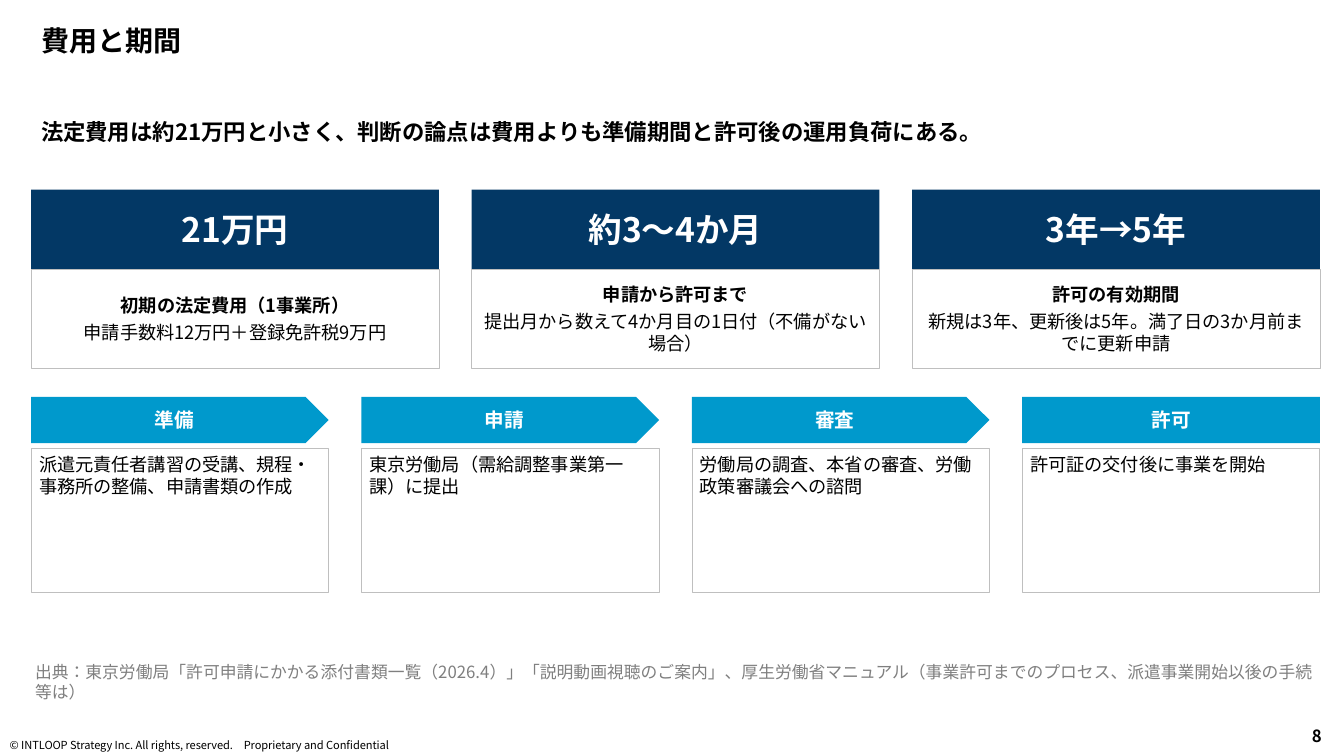
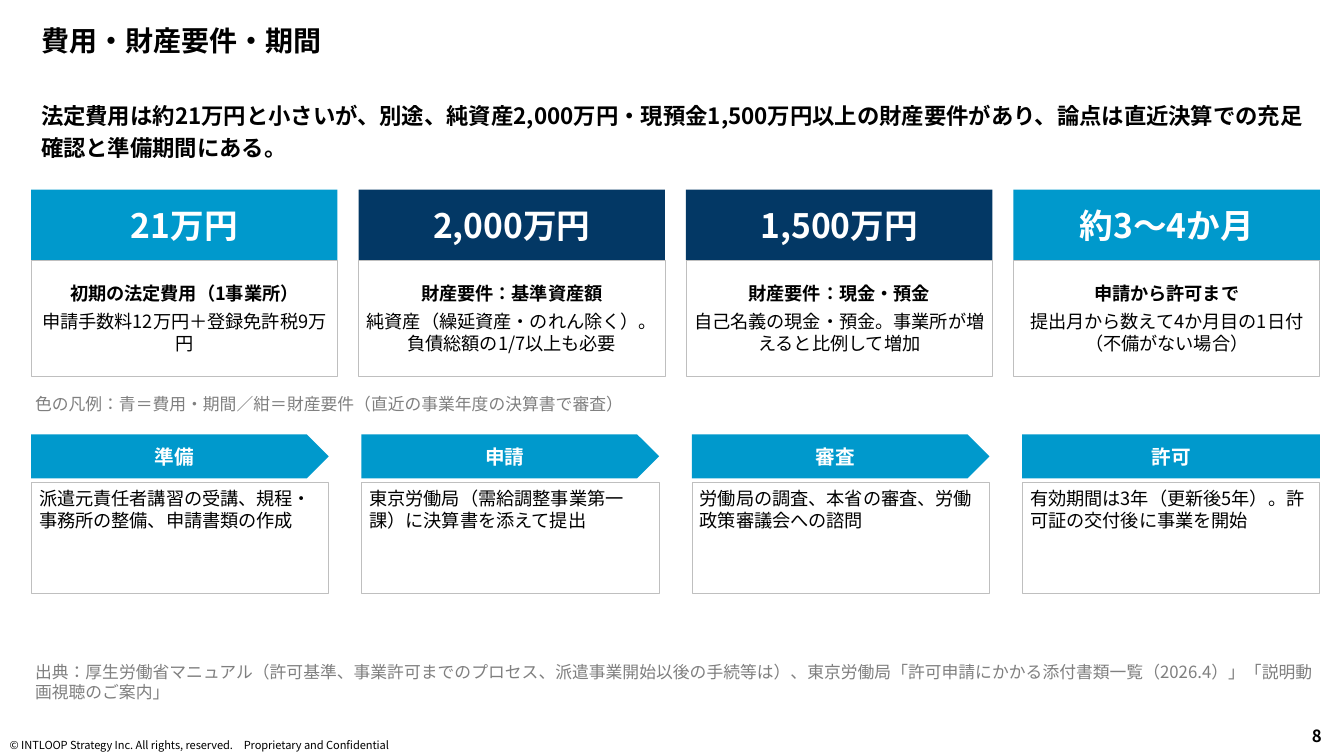
Before and after one commit to mkomko2011/For-AI, a slide deck: slide 8 of INTS_派遣業許可検討/INTS_派遣業許可検討_報告資料.pptx. Drawn at 1344x756 pixels with LibreOffice and Linux fonts; fonts in the diff are those of the drawing; background and template pictures are left out. Boxes give left, top, right and bottom in pixels: in the first picture for what was removed or moved away, otherwise in the second. Text is boxed around its words. In the diff, an @@ line names an element or a change of style, - is before the commit and + after.

```diff
--- a/INTS_派遣業許可検討/INTS_派遣業許可検討_報告資料.pptx
+++ b/INTS_派遣業許可検討/INTS_派遣業許可検討_報告資料.pptx
@@ title at box(41, 27, 321, 54): text changed @@
-費用と期間
+費用・財産要件・期間
@@ text at box(41, 105, 1303, 158): text changed @@
-法定費用は約21万円と小さく、判断の論点は費用よりも準備期間と許可後の運用負荷にある。
+法定費用は約21万円と小さいが、別途、純資産2,000万円・現預金1,500万円以上の財産要件があり、論点は直近決算での充足確認と準備期間にある。
@@ rectangle "21万円": place and size @@
-rectangle "21万円" at box(31, 190, 440, 269)
+rectangle "21万円" at box(31, 190, 338, 260)
@@ rectangle "21万円" at box(31, 190, 338, 260): fill #033865 to #0099CC @@
@@ rectangle added at box(359, 190, 665, 260), fill #033865, 24 pt, text #FFFFFF, bold @@
+2,000万円
@@ rectangle added at box(687, 190, 993, 260), fill #033865, 24 pt, text #FFFFFF, bold @@
+1,500万円
@@ rectangle removed at box(912, 190, 1321, 269) @@
-3年→5年
@@ rectangle "約3～4か月" at box(1013, 190, 1320, 260): fill #033865 to #0099CC @@
@@ rectangle "約3～4か月": place and size @@
-rectangle "約3～4か月" at box(472, 190, 880, 269)
+rectangle "約3～4か月" at box(1013, 190, 1320, 260)
@@ rectangle "初期の法定費用（1事業所）": place and size @@
-rectangle "初期の法定費用（1事業所）" at box(31, 269, 440, 368)
+rectangle "初期の法定費用（1事業所）" at box(31, 260, 338, 376)
@@ rectangle added at box(359, 260, 665, 376), outline #BFBFBF 0.5 pt, 13 pt, text #000000 @@
+財産要件：基準資産額
+純資産（繰延資産・のれん除く）。負債総額の1/7以上も必要
@@ rectangle added at box(687, 260, 993, 376), outline #BFBFBF 0.5 pt, 13 pt, text #000000 @@
+財産要件：現金・預金
+自己名義の現金・預金。事業所が増えると比例して増加
@@ rectangle removed at box(912, 269, 1321, 368) @@
-許可の有効期間
-新規は3年、更新後は5年。満了日の3か月前までに更新申請
@@ rectangle "申請から許可まで": place and size @@
-rectangle "申請から許可まで" at box(472, 269, 880, 368)
+rectangle "申請から許可まで" at box(1013, 260, 1320, 376)
@@ text added at box(35, 396, 623, 412), 12 pt, text #7F7F7F @@
+色の凡例：青＝費用・期間／紺＝財産要件（直近の事業年度の決算書で審査）
@@ 3 pentagon arrows, 1 rectangle: place and size @@
-3 pentagon arrows, 1 rectangle at box(31, 397, 1320, 444)
+3 pentagon arrows, 1 rectangle at box(31, 435, 1320, 479)
@@ rectangle "派遣元責任者講習の受講、規程・事務所の整備、申請書類の作成": place and size @@
-rectangle "派遣元責任者講習の受講、規程・事務所の整備、申請書類の作成" at box(31, 449, 329, 592)
+rectangle "派遣元責任者講習の受講、規程・事務所の整備、申請書類の作成" at box(31, 483, 329, 593)
@@ rectangle "東京労働局（需給調整事業第一課）に決算書を添えて提出": place and size @@
-rectangle "東京労働局（需給調整事業第一課）に決算書を添えて提出" at box(362, 449, 659, 592)
+rectangle "東京労働局（需給調整事業第一課）に決算書を添えて提出" at box(362, 483, 659, 593)
@@ text in rectangle at box(369, 489, 623, 529): text changed @@
-東京労働局（需給調整事業第一課）に提出
+東京労働局（需給調整事業第一課）に決算書を添えて提出
@@ rectangle "労働局の調査、本省の審査、労働政策審議会への諮問": place and size @@
-rectangle "労働局の調査、本省の審査、労働政策審議会への諮問" at box(692, 449, 989, 592)
+rectangle "労働局の調査、本省の審査、労働政策審議会への諮問" at box(692, 483, 989, 593)
@@ rectangle "有効期間は3年（更新後5年）。許可証の交付後に事業を開始": place and size @@
-rectangle "有効期間は3年（更新後5年）。許可証の交付後に事業を開始" at box(1022, 449, 1320, 592)
+rectangle "有効期間は3年（更新後5年）。許可証の交付後に事業を開始" at box(1022, 483, 1320, 593)
@@ text in rectangle at box(1030, 489, 1304, 529): text changed @@
-許可証の交付後に事業を開始
+有効期間は3年（更新後5年）。許可証の交付後に事業を開始
@@ text at box(35, 664, 1312, 700): text changed @@
-出典：東京労働局「許可申請にかかる添付書類一覧（2026.4）」「説明動画視聴のご案内」、厚生労働省マニュアル（事業許可までのプロセス、派遣事業開始以後の手続等は）
+出典：厚生労働省マニュアル（許可基準、事業許可までのプロセス、派遣事業開始以後の手続等は）、東京労働局「許可申請にかかる添付書類一覧（2026.4）」「説明動画視聴のご案内」
```
Also in this commit, not shown: 4 other slides changed, 1 slide added, 1 other file.
